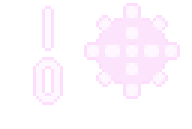
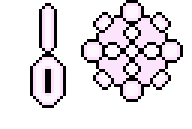
Comparing the layer stacks of the two w=192, h=129 images. Changes:
painted on "Layer 1" over bbox(96, 18, 168, 84)
painted on "Layer 5" over bbox(30, 0, 183, 108)
